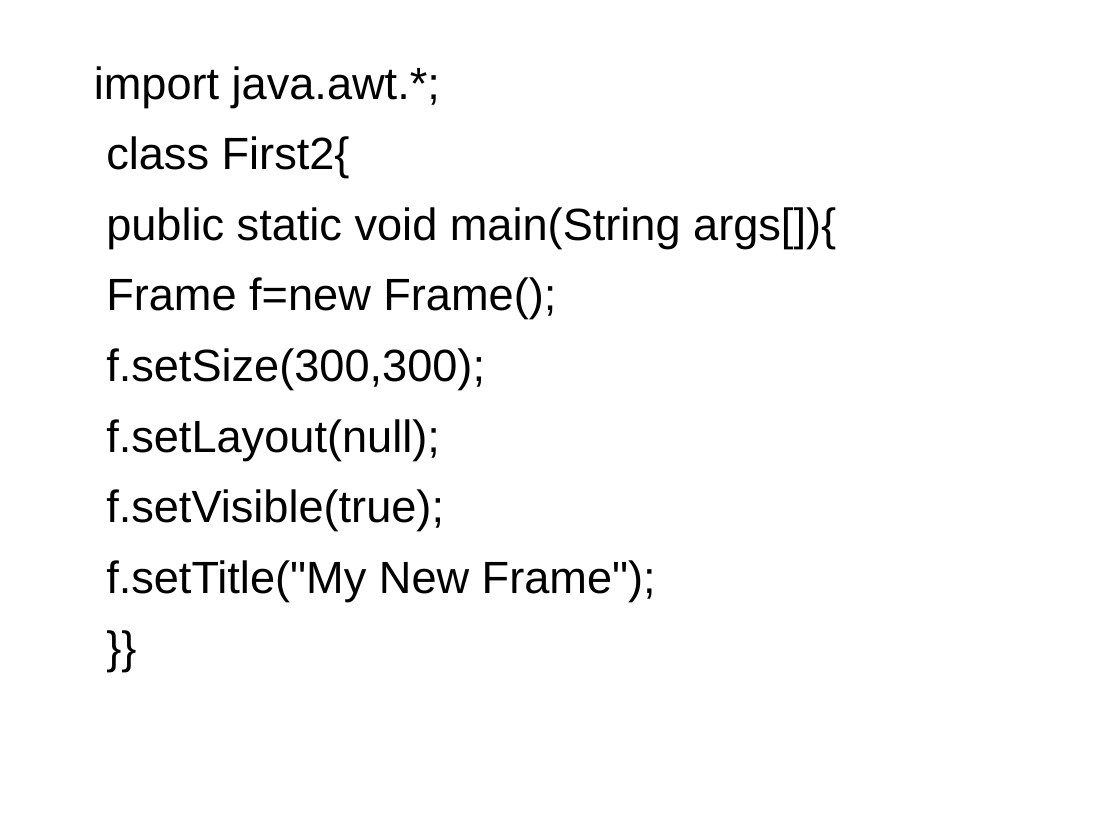
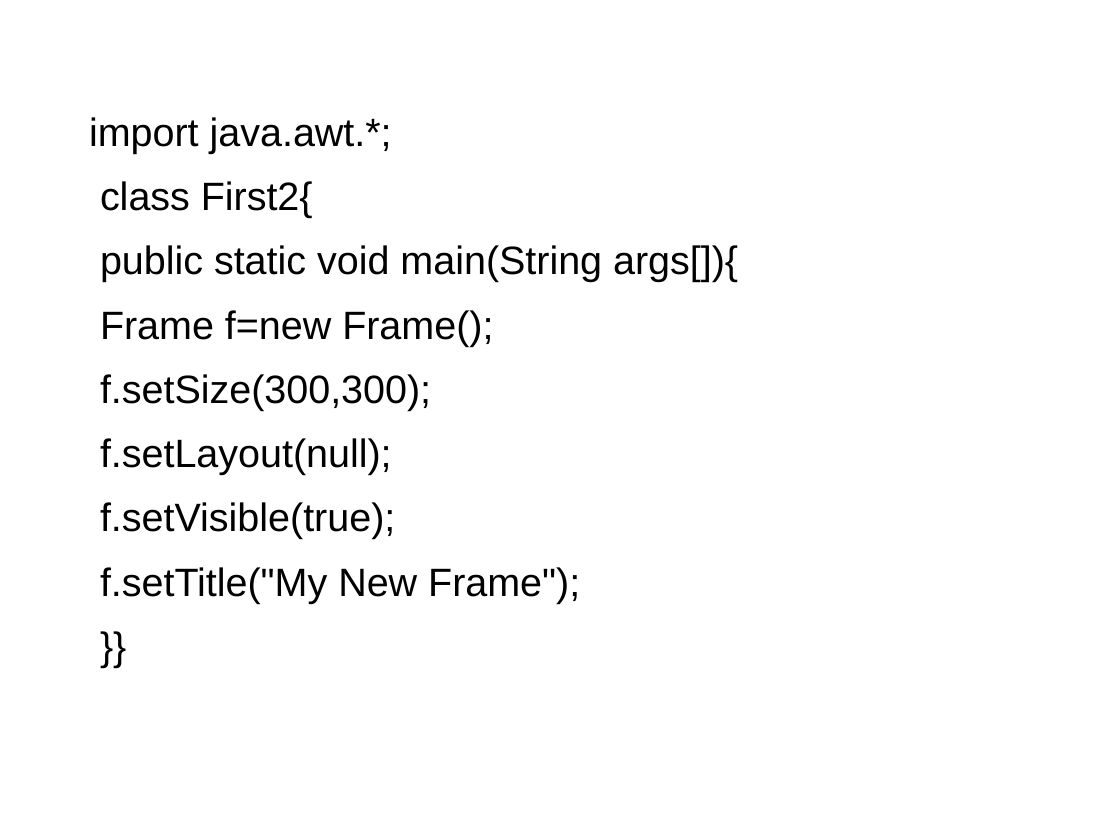
Before and after one commit to GeneralNitin/S4, a slide deck: slide 26 of S4/04. OODP/Notes & PPTs/Chaithanya Ma'ams/Module 6/01. AWT & Swing.ppt. Drawn at 1120x840 pixels with LibreOffice and Linux fonts; fonts in the diff are those of the drawing. Boxes give left, top, right and bottom in pixels: in the first picture for what was removed or moved away, otherwise in the second. Text is boxed around its words. In the diff, an @@ line names an element or a change of style, - is before the commit and + after.

```diff
--- a/S4/04. OODP/Notes & PPTs/Chaithanya Ma'ams/Module 6/01. AWT & Swing.ppt
+++ b/S4/04. OODP/Notes & PPTs/Chaithanya Ma'ams/Module 6/01. AWT & Swing.ppt
@@ text "import java.awt.*;": place and size @@
-text "import java.awt.*;" at box(94, 66, 836, 601)
+text "import java.awt.*;" at box(89, 117, 738, 603)
@@ text "import java.awt.*;" at box(89, 117, 738, 603): size 32 to 28 pt @@
```
Also in this commit, not shown: 18 other slides changed.
